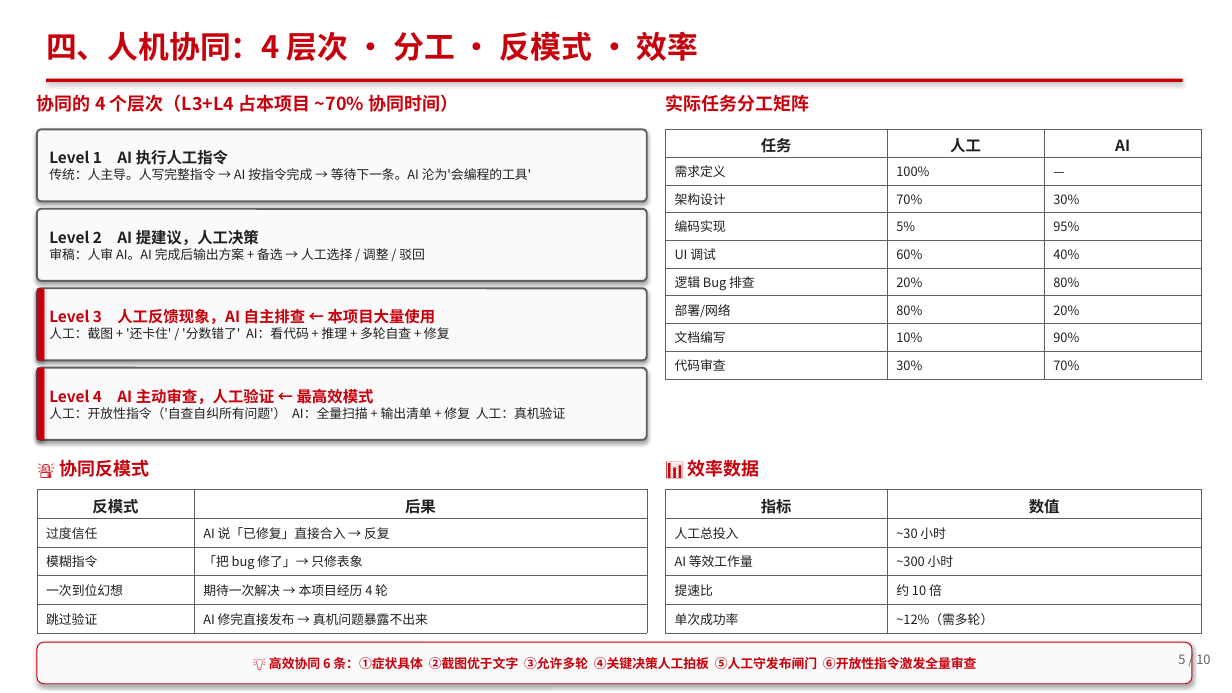
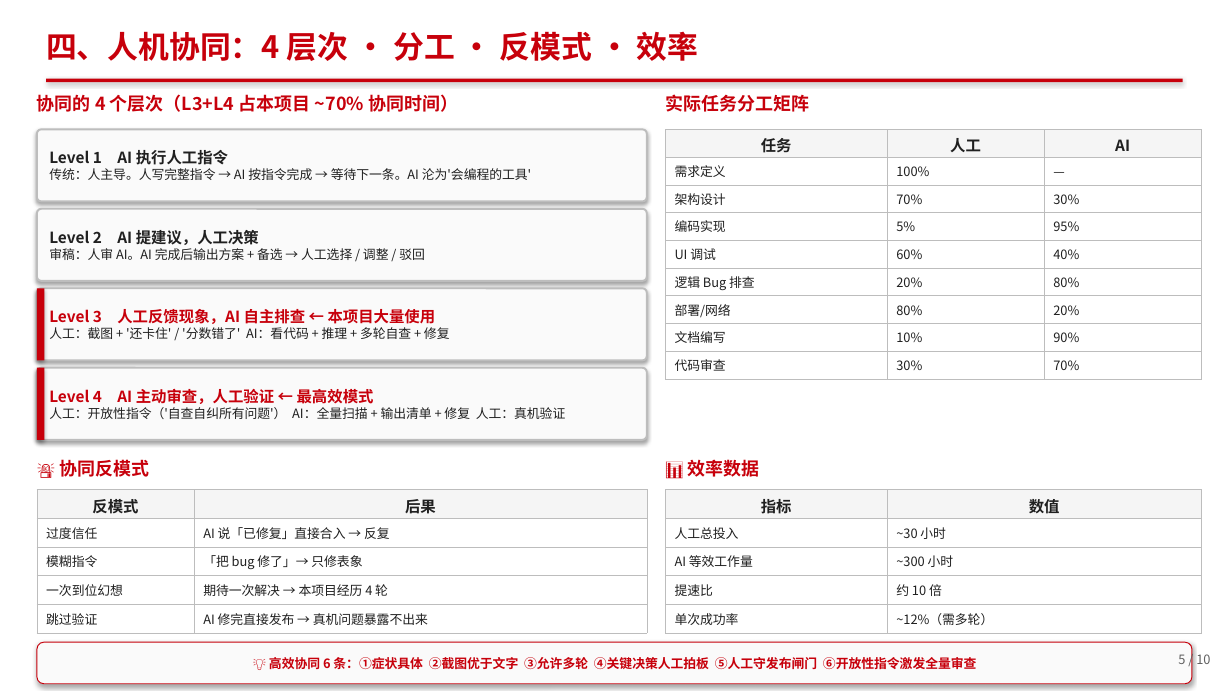
Before and after one commit to berming/AndroidAPP, a slide deck: slide 5 of docs/dev_summary.pptx. Drawn at 1232x693 pixels with LibreOffice and Linux fonts; fonts in the diff are those of the drawing. Boxes give left, top, right and bottom in pixels: in the first picture for what was removed or moved away, otherwise in the second. Text is boxed around its words. In the diff, an @@ line names an element or a change of style, - is before the commit and + after.

```diff
--- a/docs/dev_summary.pptx
+++ b/docs/dev_summary.pptx
@@ table at (665, 129, 1202, 379) @@
@@ fill #FFFFFF to #F5F5F5 in row 1 @@
@@ borders changed @@
@@ outline #606060 1.5 pt to #BDBDBD 1.5 pt in 4 elements at (37, 129, 647, 201), (37, 209, 647, 281), (37, 288, 647, 360), (37, 368, 647, 440) @@
@@ table at (37, 490, 647, 633) @@
@@ fill #FFFFFF to #F5F5F5 in row 1 @@
@@ borders changed @@
@@ table at (665, 490, 1202, 633) @@
@@ fill #FFFFFF to #F5F5F5 in row 1 @@
@@ borders changed @@
```
Also in this commit, not shown: 8 other slides changed, 1 other file.
